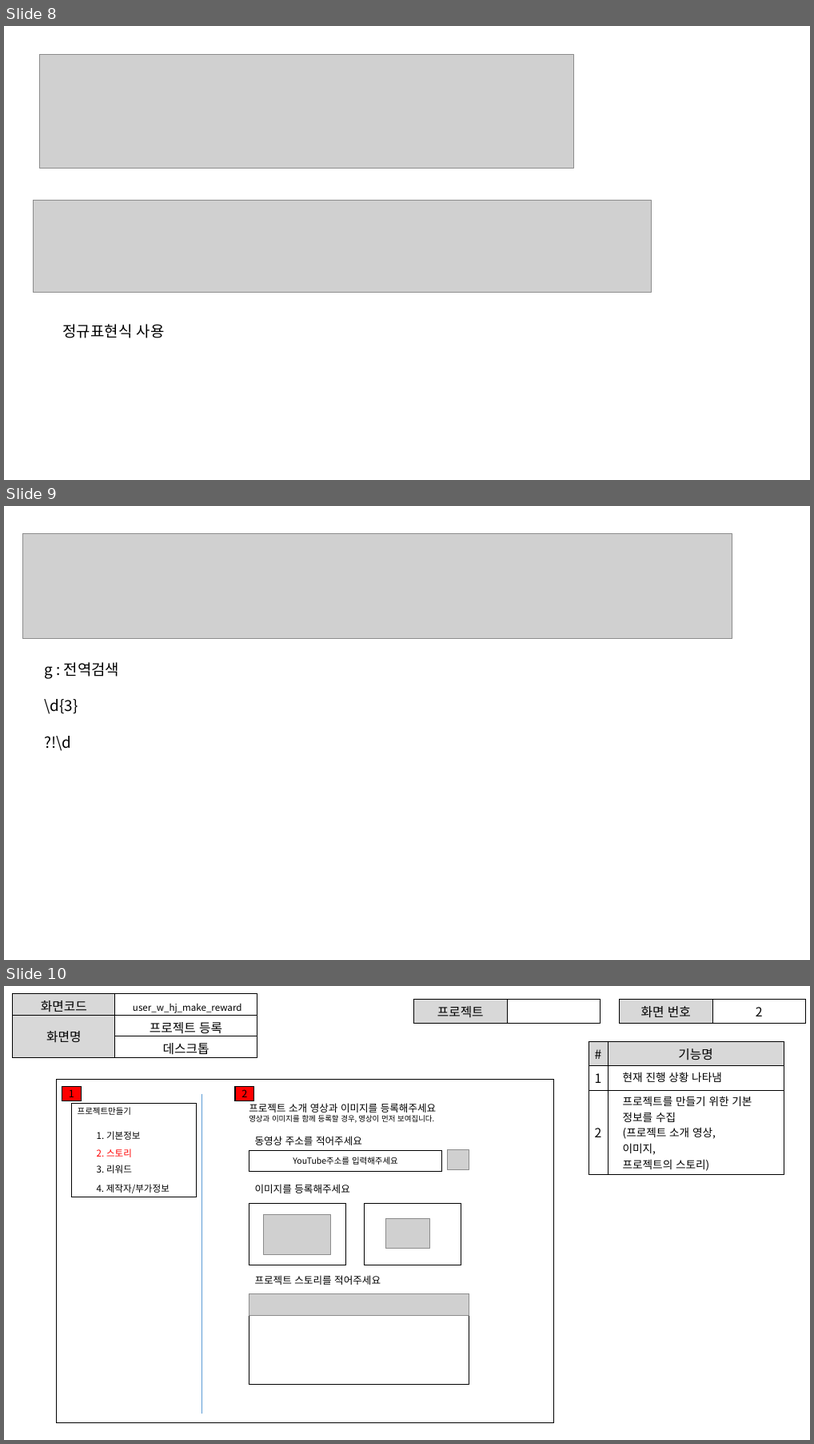
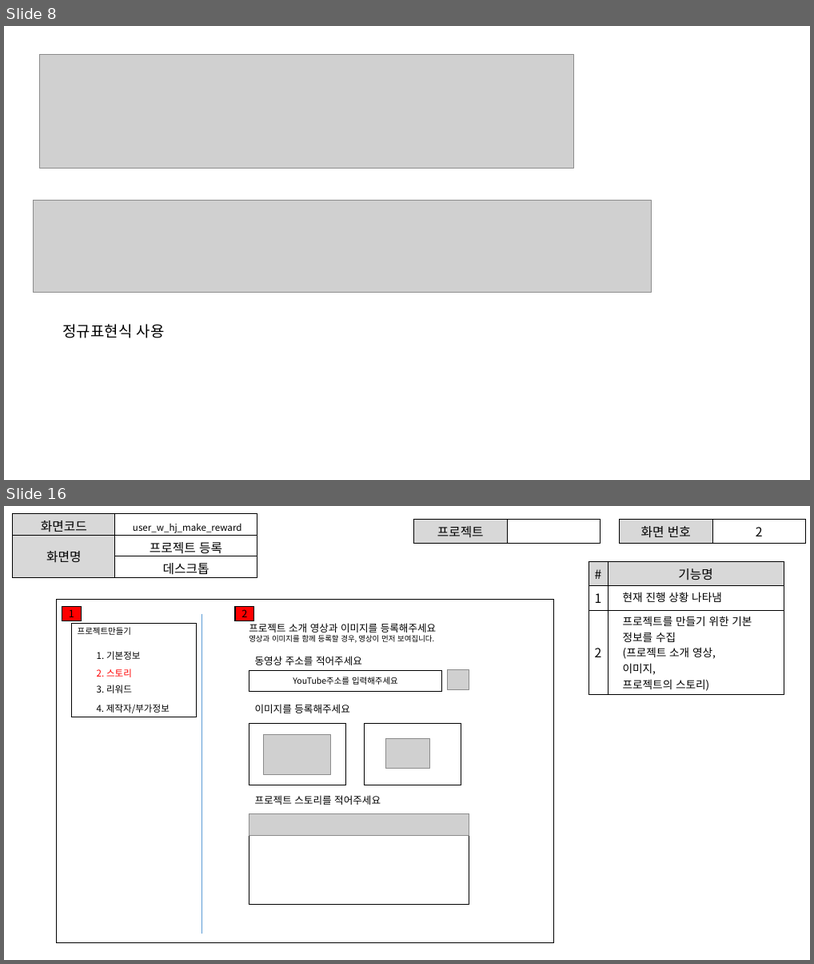
Before and after one commit to ezenteam2/EzenCrowdFunding, a slide deck: project03 화면설계서/project03 - 화면 설계서 - 형준.pptx. Shown one above the other, each under a label of ours: slides 8, 9 and 10 before the commit, slides 8 and 16 after it; the slides between them are not shown. The pictures are 814x1444 and 814x964 pixels, drawn with LibreOffice and Linux fonts; fonts in the diff are those of the drawing; grey boxes stand for pictures. Boxes give left, top, right and bottom in pixels: in the first picture for what was removed or moved away, otherwise in the second. Text is boxed around its words. In the diff, an @@ line names an element or a change of style, - is before the commit and + after.

```diff
--- a/project03 화면설계서/project03 - 화면 설계서 - 형준.pptx
+++ b/project03 화면설계서/project03 - 화면 설계서 - 형준.pptx
@@ slide 9 removed at box(4, 506, 810, 960), background #FFFFFF @@
@@ picture removed at box(22, 533, 732, 639) @@
@@ text removed at box(44, 662, 120, 751) @@
-g : 전역검색
-\d{3}
-?!\d
@@ what was slide 10 is now slide 16 @@
```
Also in this commit, not shown: 7 slides added.
